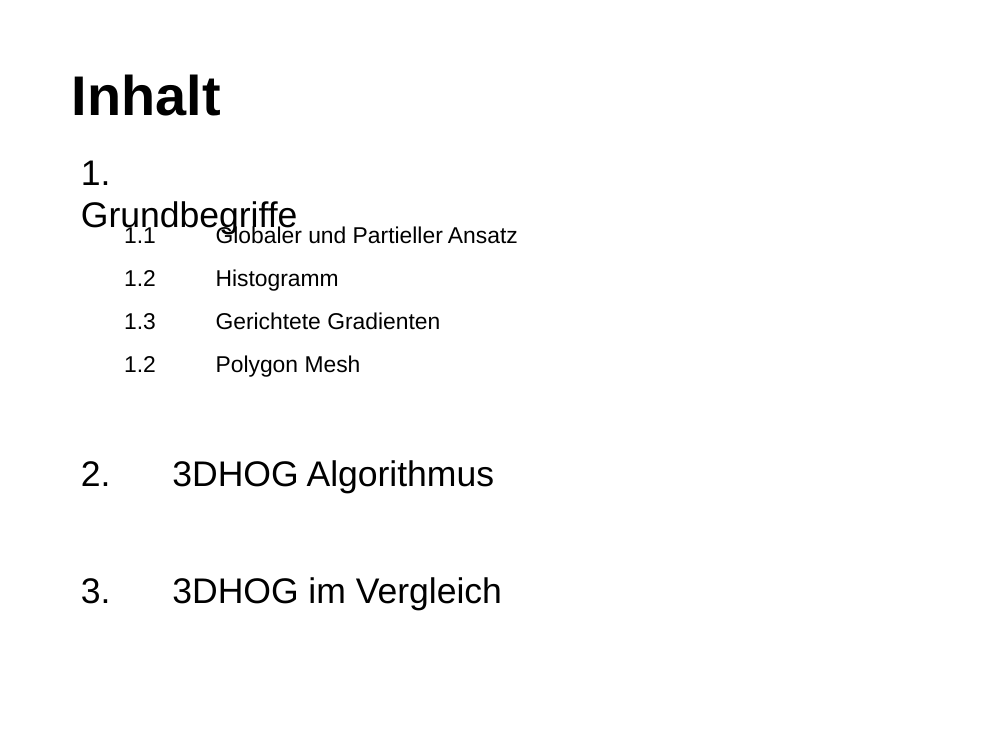
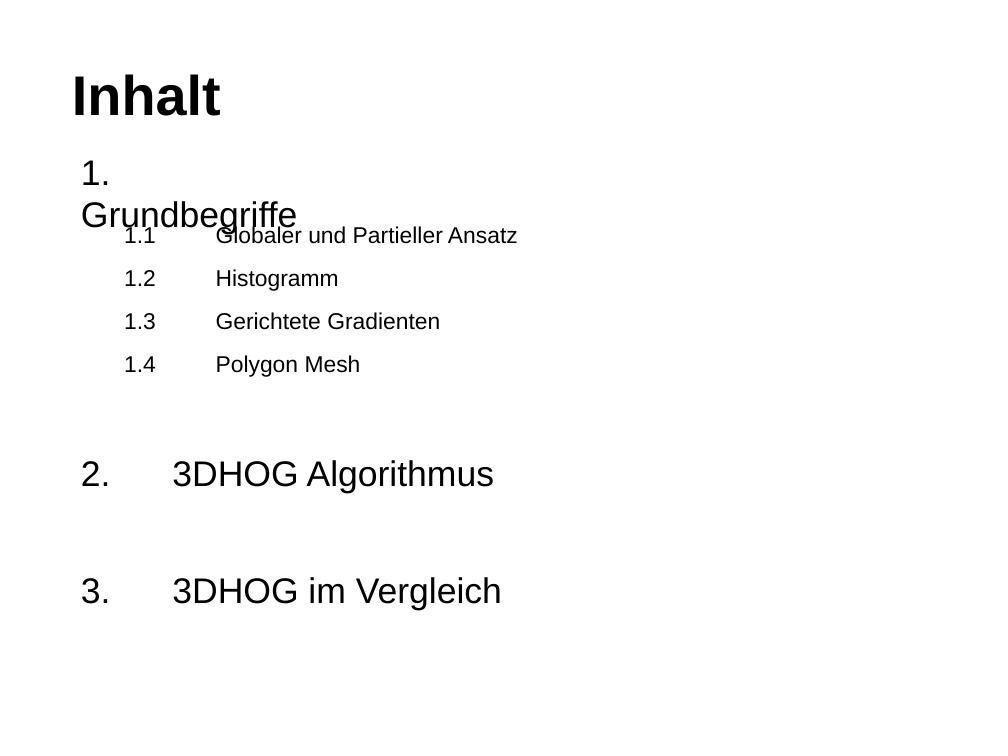
Before and after one commit to PhilippLambracht/prosem_mse, a slide deck: slide 2 of slides/slides.odp. Drawn at 1008x756 pixels with LibreOffice and Linux fonts; fonts in the diff are those of the drawing. Boxes give left, top, right and bottom in pixels: in the first picture for what was removed or moved away, otherwise in the second. Text is boxed around its words. In the diff, an @@ line names an element or a change of style, - is before the commit and + after.

Commit message:
slides

```diff
--- a/slides/slides.odp
+++ b/slides/slides.odp
@@ text at [124, 355, 361, 377]: text changed @@
-1.2 Polygon Mesh
+1.4 Polygon Mesh
```
